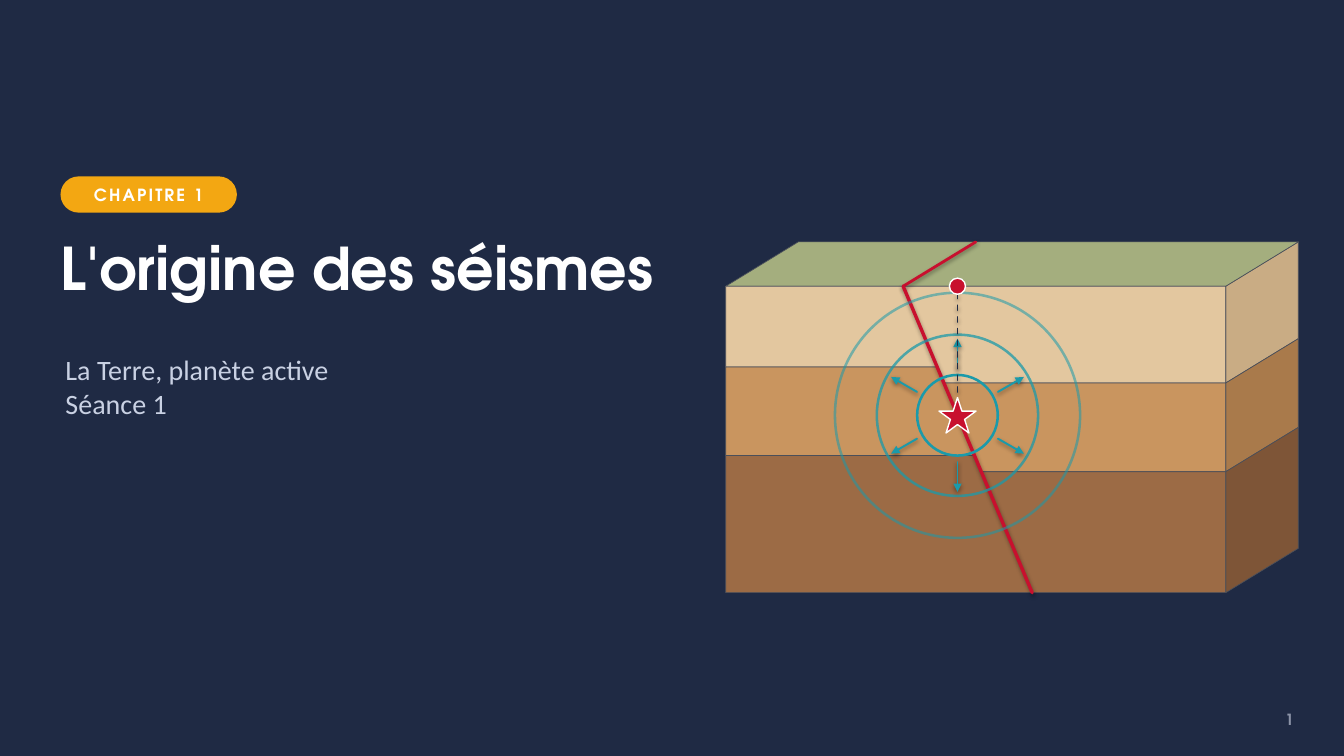
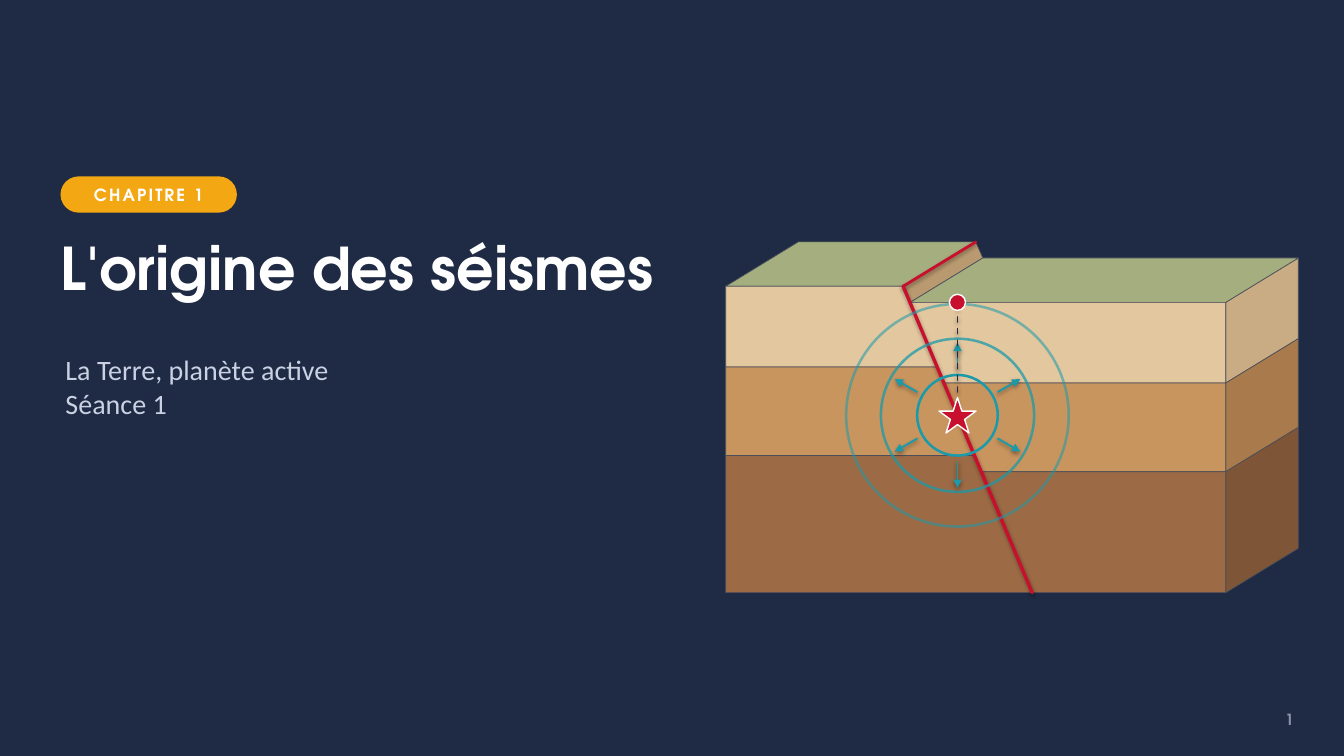
Before and after one commit to VinceIXIV/SVT-cour, a slide deck: slide 1 of 4e/S01-origine-des-seismes/4e-S01-diaporama.pptx. Drawn at 1344x756 pixels with LibreOffice and Linux fonts; fonts in the diff are those of the drawing. Boxes give left, top, right and bottom in pixels: in the first picture for what was removed or moved away, otherwise in the second. Text is boxed around its words. In the diff, an @@ line names an element or a change of style, - is before the commit and + after.

```diff
--- a/4e/S01-origine-des-seismes/4e-S01-diaporama.pptx
+++ b/4e/S01-origine-des-seismes/4e-S01-diaporama.pptx
@@ freeform shape added at (726,242,976,286), fill #A4AE7E, outline #4A4F5A 0.48 pt @@
@@ freeform shape added at (903,242,983,302), fill #B99A70, outline #4A4F5A 0.48 pt @@
@@ freeform shape: place and size @@
-freeform shape at (726,242,1299,286)
+freeform shape at (910,258,1299,302)
@@ freeform shape: place and size @@
-freeform shape at (1226,242,1299,383)
+freeform shape at (1226,258,1299,383)
@@ ellipse: place and size @@
-ellipse at (950,278,966,294)
+ellipse at (950,294,966,311)
@@ ellipse: place and size @@
-ellipse at (835,292,1080,537)
+ellipse at (846,304,1069,527)
@@ freeform shape: place and size @@
-freeform shape at (903,286,1226,383)
+freeform shape at (910,302,1226,383)
@@ line moved from (958, 415) - (958, 286) to (958, 415) - (958, 302) @@
@@ ellipse: place and size @@
-ellipse at (877,335,1038,496)
+ellipse at (881,339,1034,492)
@@ arrow moved from (958, 369) - (958, 339) to (958, 369) - (958, 343) @@
@@ arrow moved from (918, 392) - (891, 377) to (918, 392) - (895, 379) @@
@@ arrow moved from (998, 392) - (1024, 377) to (998, 392) - (1020, 379) @@
@@ arrow moved from (918, 439) - (891, 454) to (918, 439) - (895, 452) @@
@@ arrow moved from (998, 439) - (1024, 454) to (998, 439) - (1020, 452) @@
@@ arrow moved from (958, 462) - (958, 492) to (958, 462) - (958, 488) @@
```
Also in this commit, not shown: 3 other slides changed, 1 slide added, 1 slide removed, 7 other files.
